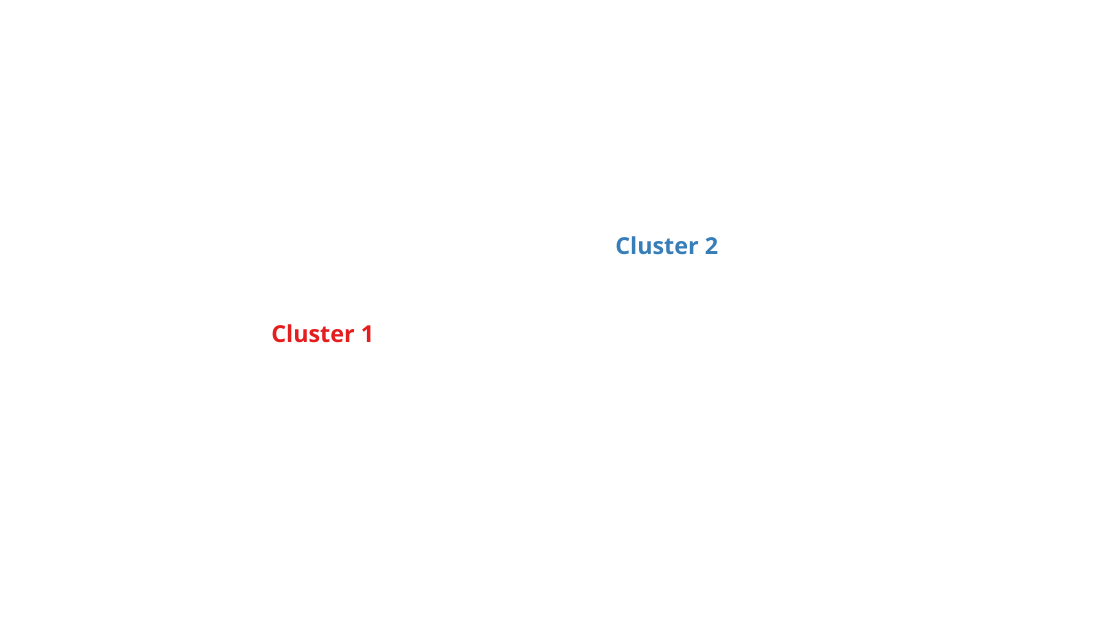
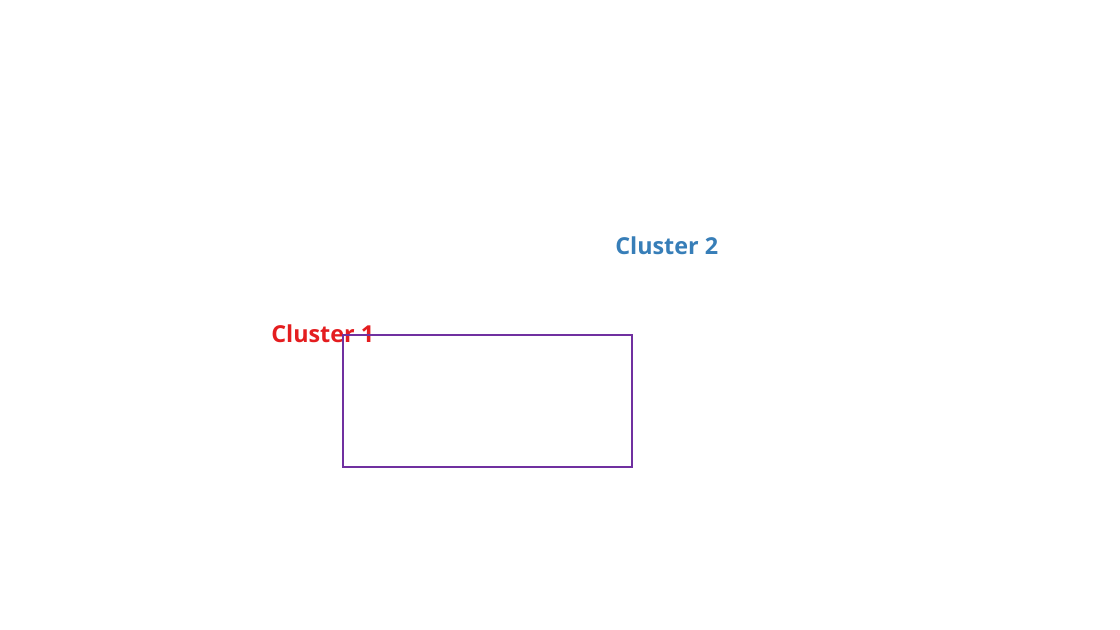
Before and after one commit to YouennMARTIN/Premier-League-Center-Midfielder-Offensive-Activity-Analyses-, a slide deck: slide 21 of Main outcomes.pptx (slide 26 before the commit). Drawn at 1120x630 pixels with LibreOffice and Linux fonts; fonts in the diff are those of the drawing; background and template pictures are left out. Boxes give left, top, right and bottom in pixels: in the first picture for what was removed or moved away, otherwise in the second. Text is boxed around its words. In the diff, an @@ line names an element or a change of style, - is before the commit and + after.

```diff
--- a/Main outcomes.pptx
+++ b/Main outcomes.pptx
@@ rectangle added at <box>343,335,632,467</box>, outline #7030A0 2.25 pt @@
```
Also in this commit, not shown: 6 other slides changed, 8 slides added, 11 slides removed.
